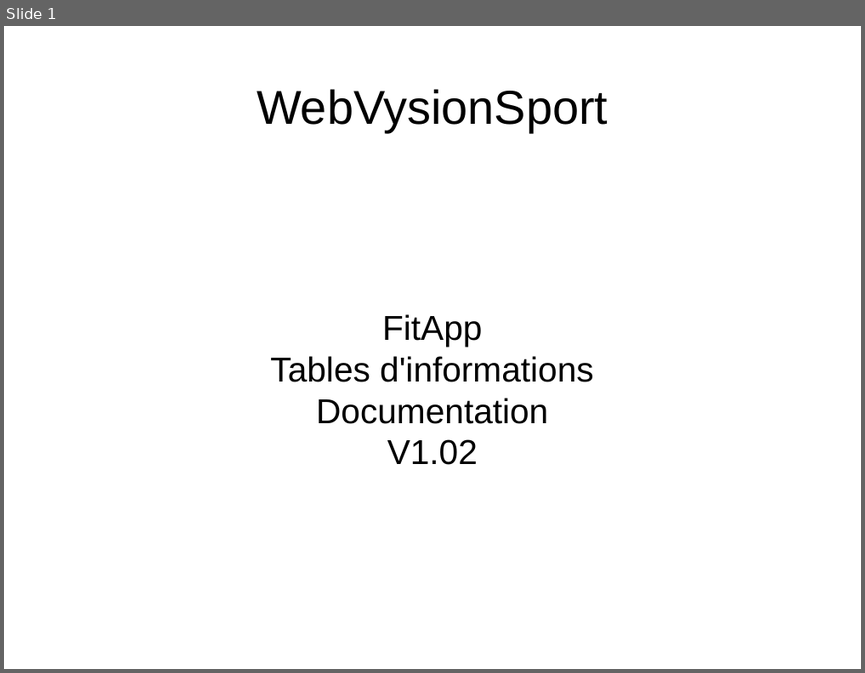
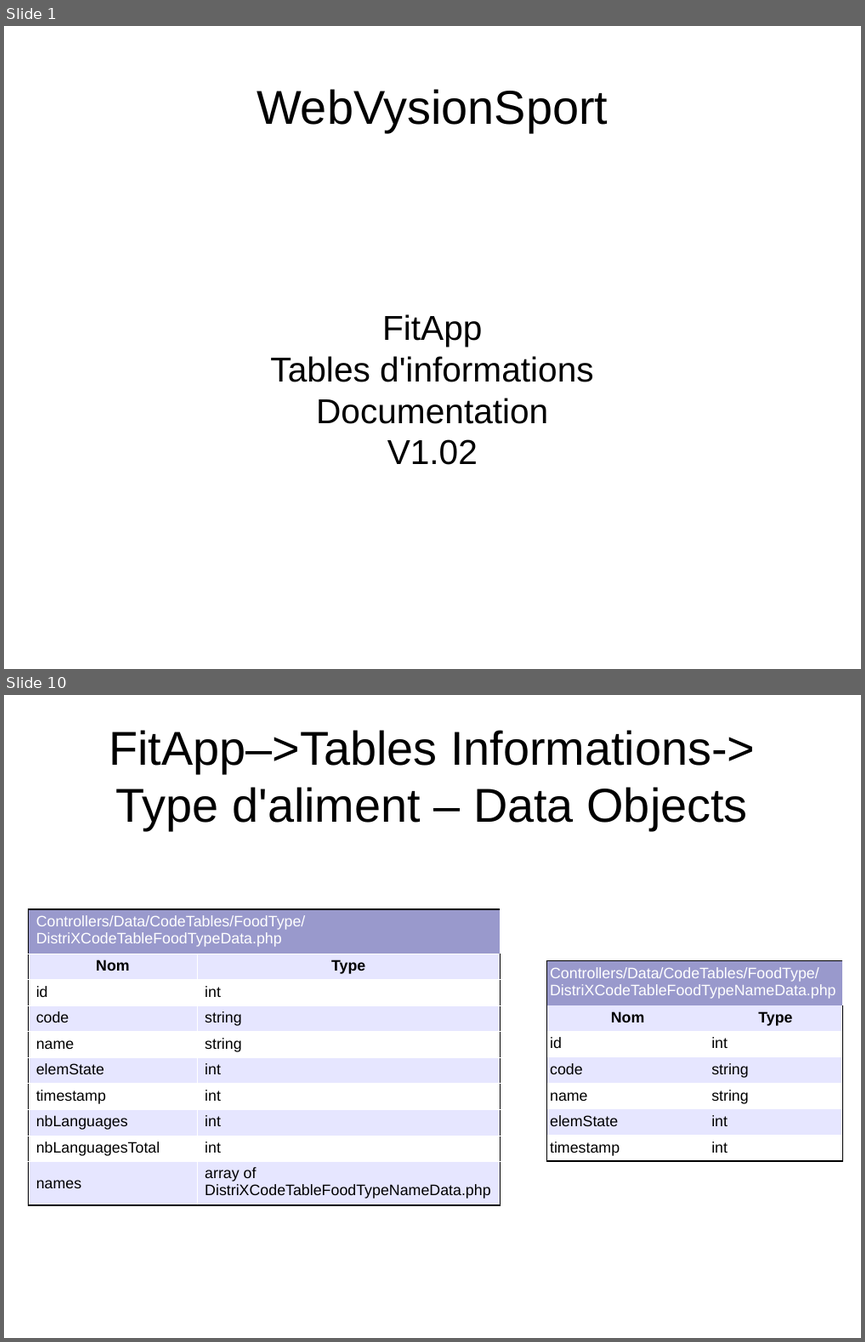
Before and after one commit to NicolasGavard/WebVysionSportV2, a slide deck: Documentations/FitApp - Table Informations v1.02.odp. Shown one above the other, each under a label of ours: slide 1 before the commit, slides 1 and 10 after it; the slides between them are not shown. The pictures are 865x673 and 865x1342 pixels, drawn with LibreOffice and Linux fonts; fonts in the diff are those of the drawing. Boxes give left, top, right and bottom in pixels: in the first picture for what was removed or moved away, otherwise in the second. Text is boxed around its words. In the diff, an @@ line names an element or a change of style, - is before the commit and + after.

Commit message:
Doc Table Codes

```diff
--- a/Documentations/FitApp - Table Informations v1.02.odp
+++ b/Documentations/FitApp - Table Informations v1.02.odp
@@ slide 10 added at (4, 695, 861, 1338), background #FFFFFF @@
@@ title added at (109, 730, 755, 830), 44 pt, text #000000 @@
+FitApp–>Tables Informations->
+Type d'aliment – Data Objects
@@ table added at (28, 909, 500, 1202), 10 rows, 2 columns @@
+Controllers/Data/CodeTables/FoodType/ DistriXCodeTableFoodTypeData.php | 
+Nom | Type
+id | int
+code | string
+name | string
+elemState | int
+timestamp | int
+nbLanguages | int
+nbLanguagesTotal | int
+names | array of DistriXCodeTableFoodTypeNameData.php
@@ table added at (546, 961, 842, 1159), 7 rows, 2 columns @@
+Controllers/Data/CodeTables/FoodType/ DistriXCodeTableFoodTypeNameData.php | 
+Nom | Type
+id | int
+code | string
+name | string
+elemState | int
+timestamp | int
```
Also in this commit, not shown: 7 slides changed, 2 other slides added.
